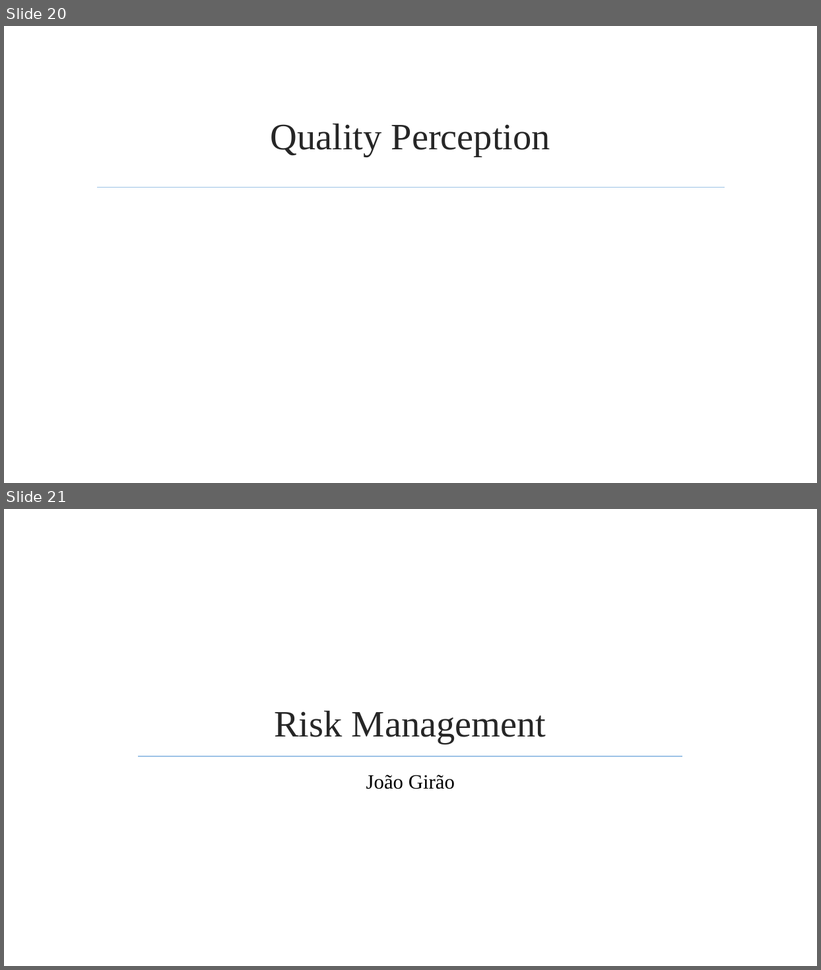
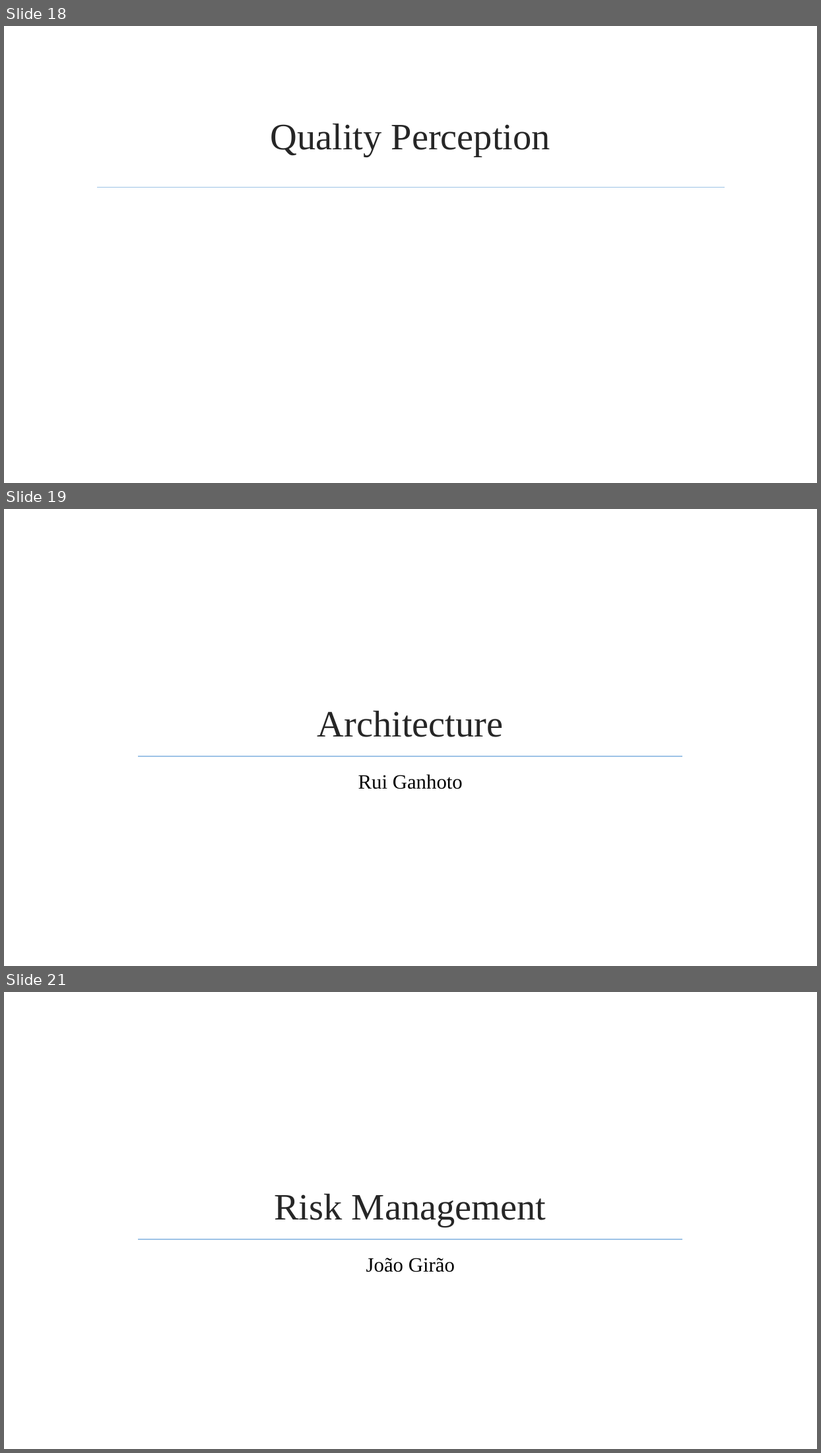
Before and after one commit to jmgirao/projetosoftware1213, a slide deck: Final Presentation/Presentation.pptx. Shown one above the other, each under a label of ours: slides 20 and 21 before the commit, slides 18, 19 and 21 after it; the slides between them are not shown. The pictures are 821x970 and 821x1453 pixels, drawn with LibreOffice and Linux fonts; fonts in the diff are those of the drawing; background and template pictures are left out. Boxes give left, top, right and bottom in pixels: in the first picture for what was removed or moved away, otherwise in the second. Text is boxed around its words. In the diff, an @@ line names an element or a change of style, - is before the commit and + after.

```diff
--- a/Final Presentation/Presentation.pptx
+++ b/Final Presentation/Presentation.pptx
@@ slide 19 added at (4,509,817,966), background picture (left out); not listed: 1 template element that a slide beside it also shows @@
@@ title added at (318,711,504,737), 44 pt, text #262626 @@
+Architecture
@@ text added at (358,774,463,789), 24 pt, text #000000 @@
+Rui Ganhoto
@@ what was slide 20 is now slide 18 @@
```
Also in this commit, not shown: 1 slide removed.
